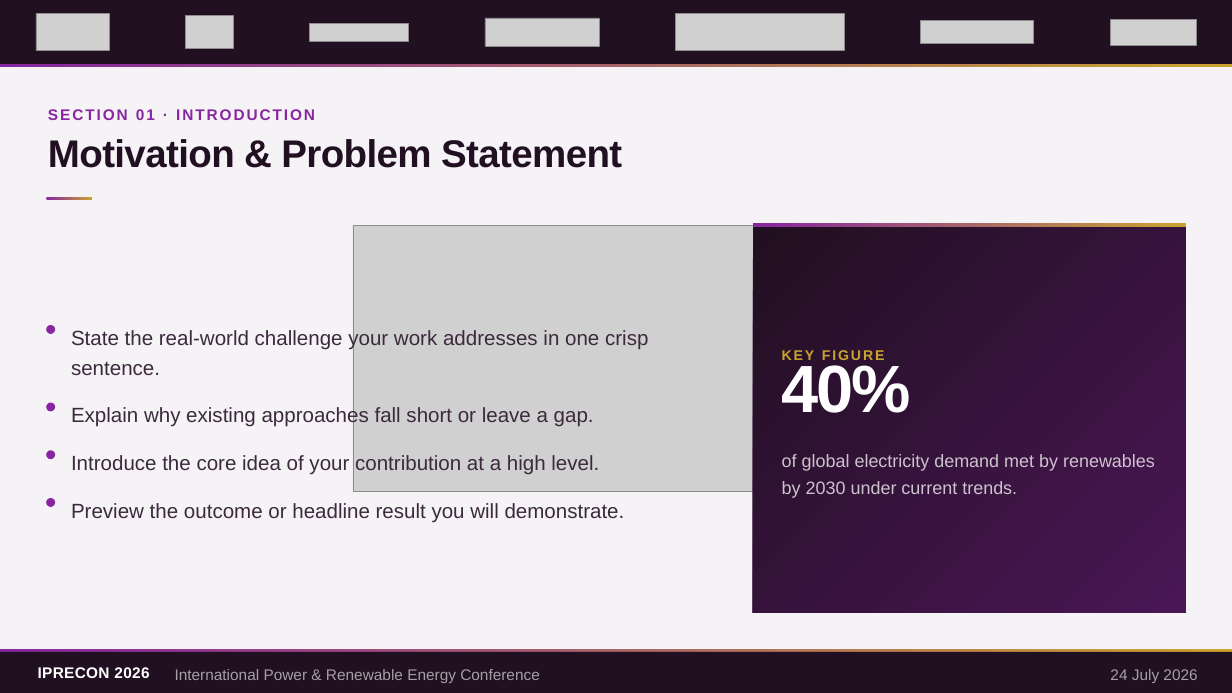
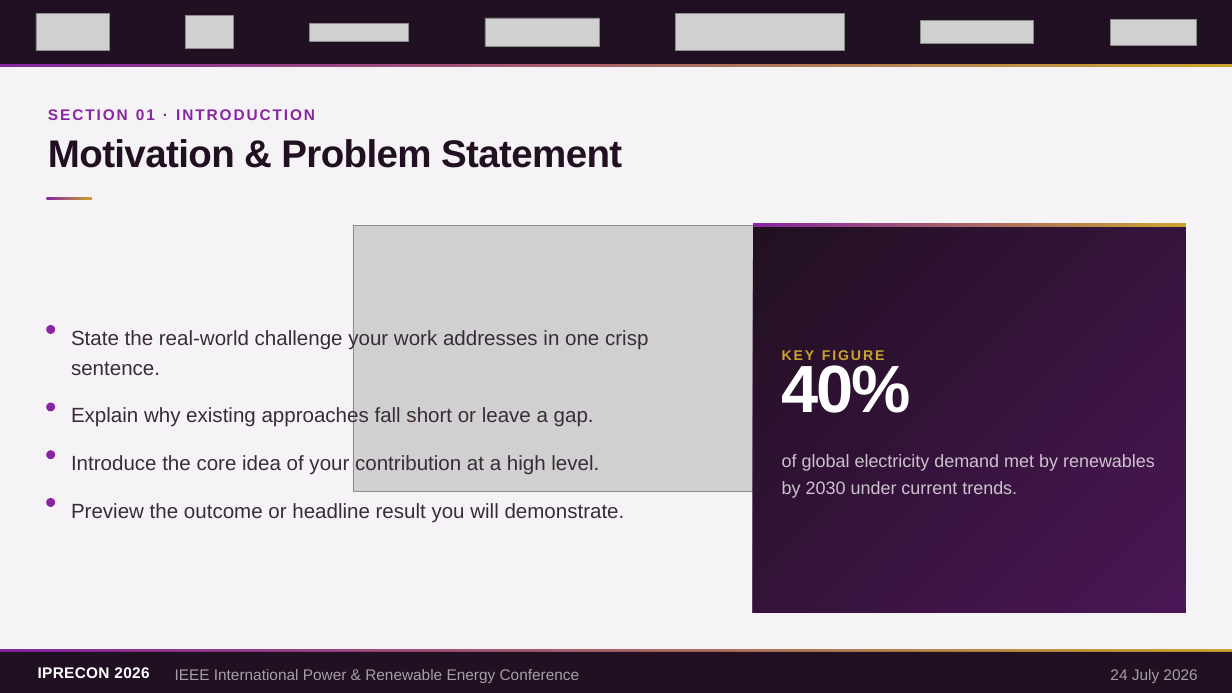
Before and after one commit to IEEE-SB-CEK-WEBSITES/IPRECON, a slide deck: slide 4 of assets/documents/IPRECON_2026_Conference_Template.pptx. Drawn at 1232x693 pixels with LibreOffice and Linux fonts; fonts in the diff are those of the drawing; grey boxes stand for pictures. Boxes give left, top, right and bottom in pixels: in the first picture for what was removed or moved away, otherwise in the second. Text is boxed around its words. In the diff, an @@ line names an element or a change of style, - is before the commit and + after.

```diff
--- a/assets/documents/IPRECON_2026_Conference_Template.pptx
+++ b/assets/documents/IPRECON_2026_Conference_Template.pptx
@@ text at [175, 669, 580, 683]: text changed @@
-International Power & Renewable Energy Conference
+IEEE International Power & Renewable Energy Conference
```
Also in this commit, not shown: 10 other slides changed, 2 other files.
